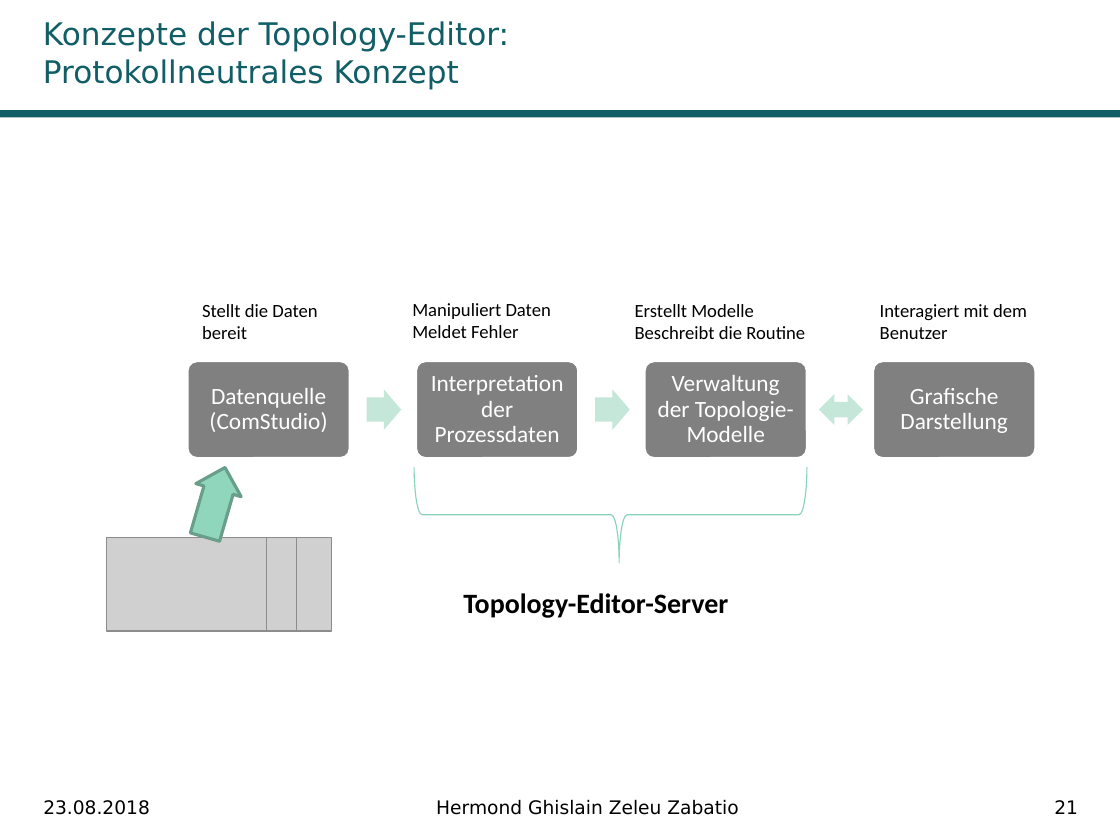
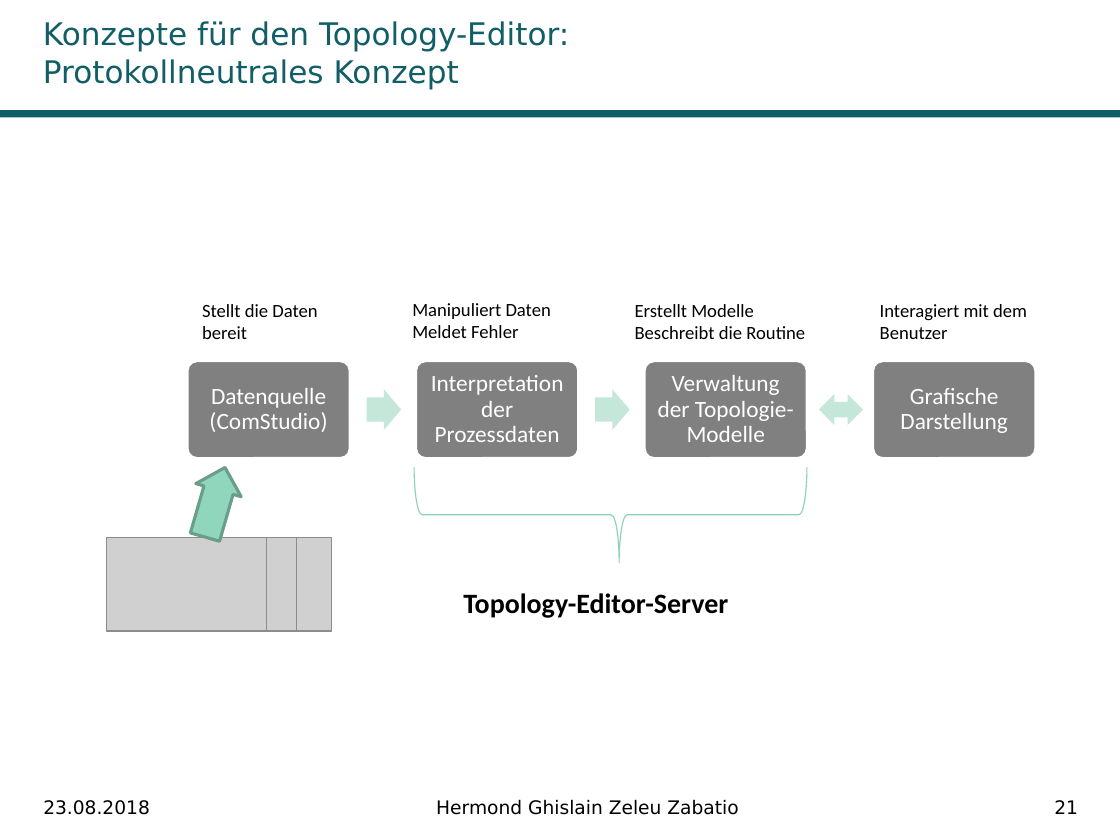
Before and after one commit to Ghislain1/zoe-fb-app, a slide deck: slide 21 of Master-Abschluss.pptx. Drawn at 1120x840 pixels with LibreOffice and Linux fonts; fonts in the diff are those of the drawing; grey boxes stand for pictures; background and template pictures are left out. Boxes give left, top, right and bottom in pixels: in the first picture for what was removed or moved away, otherwise in the second. Text is boxed around its words. In the diff, an @@ line names an element or a change of style, - is before the commit and + after.

```diff
--- a/Master-Abschluss.pptx
+++ b/Master-Abschluss.pptx
@@ title at (43,21,569,89): text changed @@
-Konzepte der Topology-Editor: Protokollneutrales Konzept
+Konzepte für den Topology-Editor: Protokollneutrales Konzept
```
Also in this commit, not shown: 22 other slides changed.
